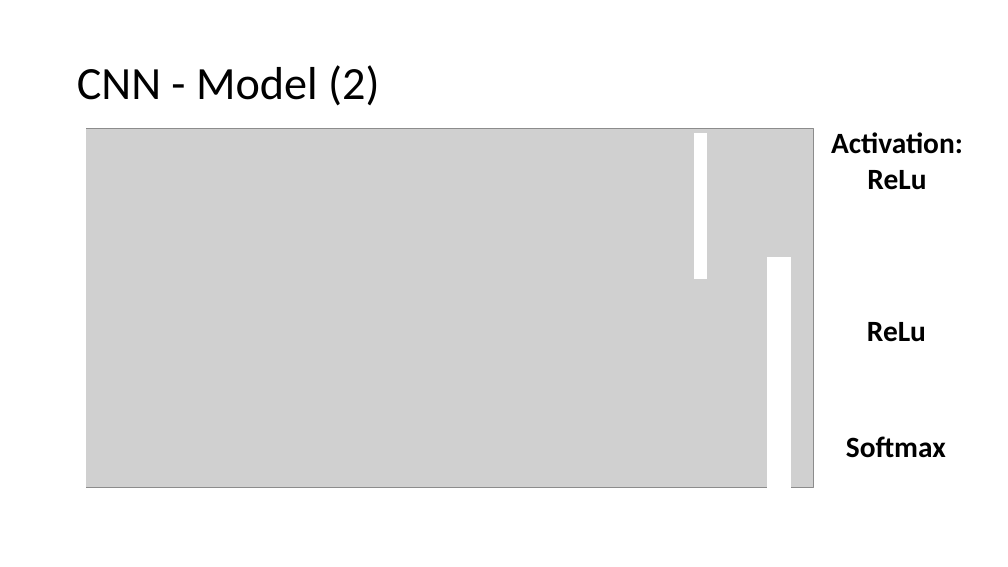
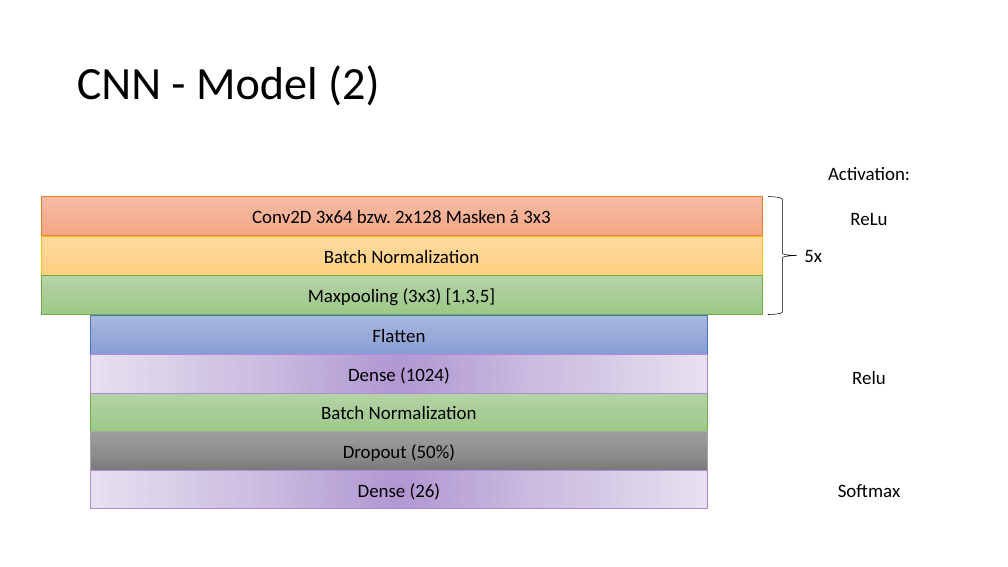
Before and after one commit to ageinpee/ComputerVision, a slide deck: slide 10 of project/Präsentation CV-Prak [Di].pptx. Drawn at 1008x567 pixels with LibreOffice and Linux fonts; fonts in the diff are those of the drawing; grey boxes stand for pictures. Boxes give left, top, right and bottom in pixels: in the first picture for what was removed or moved away, otherwise in the second. Text is boxed around its words. In the diff, an @@ line names an element or a change of style, - is before the commit and + after.

```diff
--- a/project/Präsentation CV-Prak [Di].pptx
+++ b/project/Präsentation CV-Prak [Di].pptx
@@ picture removed at box(70, 128, 814, 488) @@
@@ rectangle removed at box(70, 128, 86, 488) @@
@@ rectangle removed at box(695, 133, 706, 278) @@
@@ text "Activation:": place and size @@
-text "Activation:" at box(831, 132, 963, 190)
+text "Activation:" at box(828, 167, 910, 497)
@@ text at box(828, 167, 910, 225): size 28 to 18 pt, bold off in "Activation:", "ReLu" @@
@@ rectangle added at box(41, 197, 762, 236), fill gradient #F7BDA5 to #F5B196 to #F8A582, outline #ED7D31 0.5 pt, 18 pt, text #000000 @@
+Conv2D 3x64 bzw. 2x128 Masken á 3x3
@@ right brace added at box(768, 197, 798, 315), outline #000000 0.5 pt @@
@@ rectangle added at box(41, 237, 762, 276), fill gradient #FFDB9E to #FFD590 to #FFD07C, outline #FFC000 0.5 pt, 18 pt, text #000000 @@
+Batch Normalization
@@ rectangle removed at box(768, 258, 791, 488) @@
@@ text added at box(804, 250, 822, 262), 18 pt, text #000000 @@
+5x
@@ rectangle added at box(41, 275, 762, 315), fill gradient #B5D5A7 to #AACE9A to #9CC987, outline #70AD47 0.5 pt, 18 pt, text #000000 @@
+Maxpooling (3x3) [1,3,5]
@@ rectangle added at box(91, 315, 708, 354), fill gradient #A8B7DF to #9AABD9 to #889ED7, outline #4472C4 0.5 pt, 18 pt, text #000000 @@
+Flatten
@@ text removed at box(867, 322, 926, 342) @@
-ReLu
@@ rectangle added at box(91, 355, 708, 393), fill gradient #B197D2 to #CEC1E2 to #E7E1F0, outline #B686DA 1 pt, 18 pt, text #000000 @@
+Dense (1024)
@@ text at box(838, 371, 900, 497): paragraphs added @@
+Relu
+Softmax
@@ rectangle added at box(91, 392, 708, 431), fill gradient #B5D5A7 to #AACE9A to #9CC987, outline #70AD47 0.5 pt, 18 pt, text #000000 @@
+Batch Normalization
@@ rectangle added at box(91, 432, 708, 470), fill gradient #9D9D9D to #909090 to #7C7C7C, outline #A6A6A6 0.5 pt, 18 pt, text #000000 @@
+Dropout (50%)
@@ text removed at box(846, 436, 946, 458) @@
-Softmax
@@ rectangle added at box(91, 470, 708, 509), fill gradient #B197D2 to #CEC1E2 to #E7E1F0, outline #B686DA 1 pt, 18 pt, text #000000 @@
+Dense (26)
```
Also in this commit, not shown: 1 other slide changed, 1 other file.
